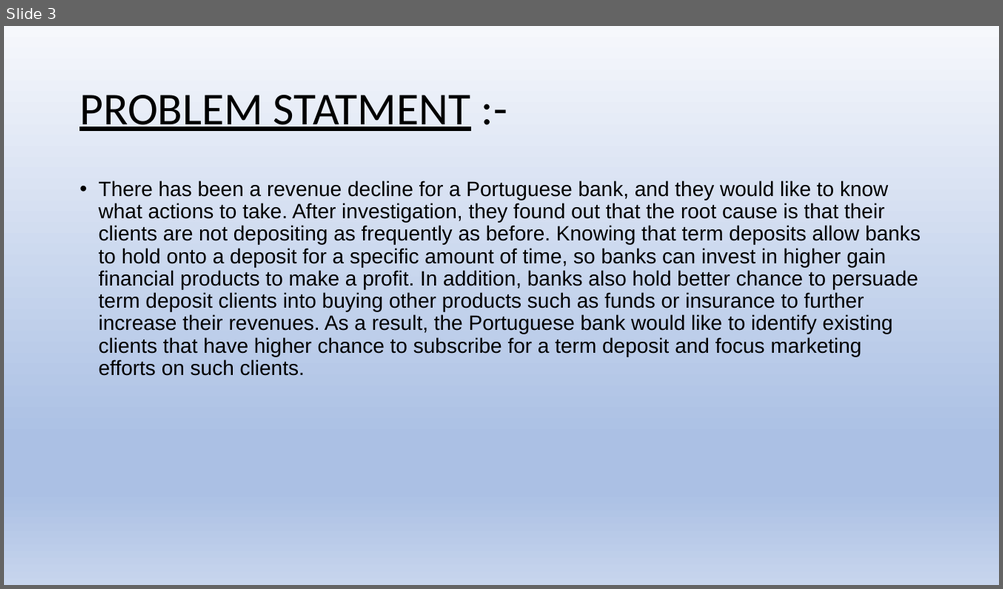
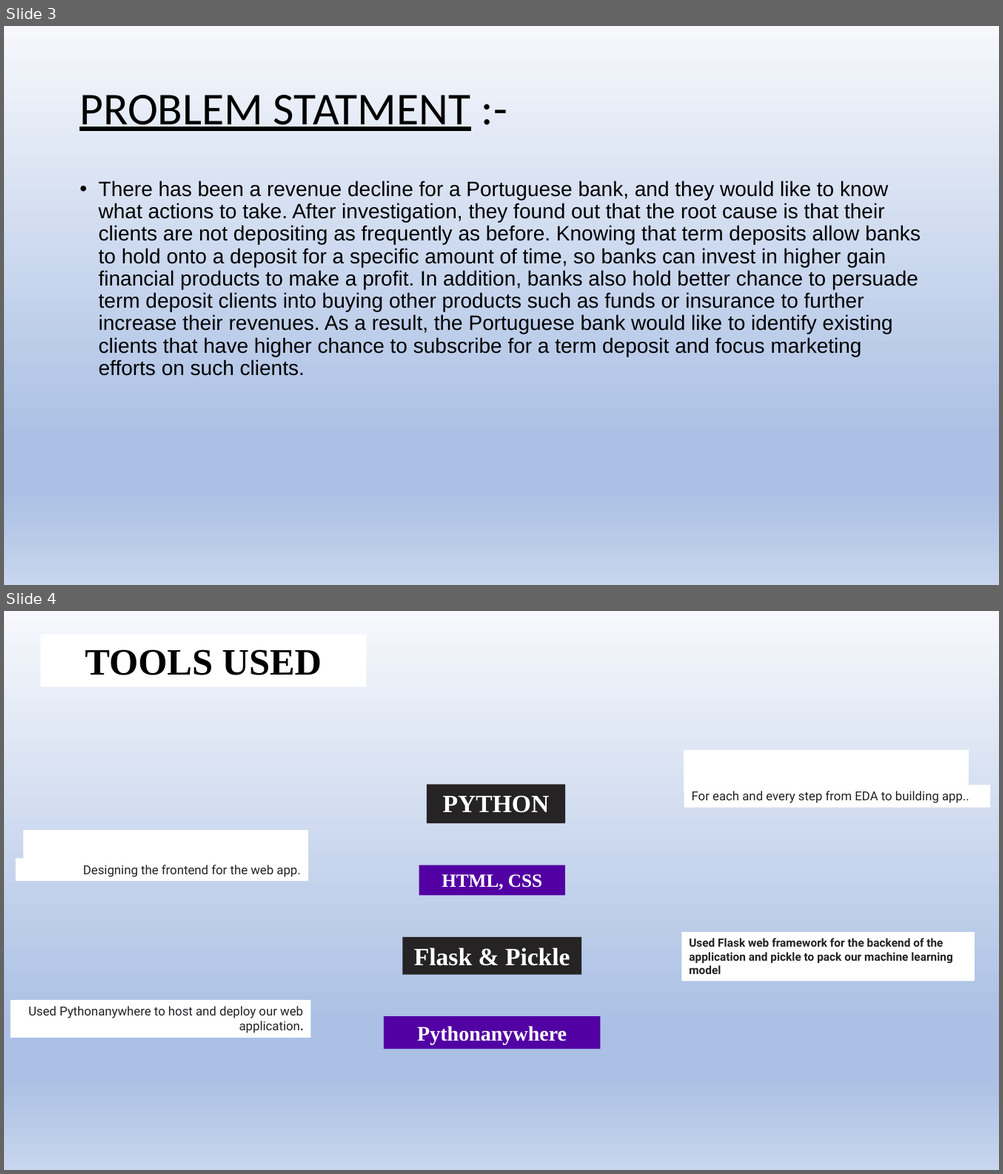
Before and after one commit to deepakver484/Project-Digverve, a slide deck: Final Presentation.pptx. Shown one above the other, each under a label of ours: slide 3 before the commit, slides 3 and 4 after it. The pictures are 1003x589 and 1003x1174 pixels, drawn with LibreOffice and Linux fonts; fonts in the diff are those of the drawing; background and template pictures are left out. Boxes give left, top, right and bottom in pixels: in the first picture for what was removed or moved away, otherwise in the second. Text is boxed around its words. In the diff, an @@ line names an element or a change of style, - is before the commit and + after.

```diff
--- a/Final Presentation.pptx
+++ b/Final Presentation.pptx
@@ slide 4 added at [4,611,999,1170], background picture (left out) @@
@@ rectangle added at [40,634,367,687], fill #FFFFFF, 36 pt, text #000000, bold @@
+TOOLS USED
@@ rectangle added at [684,752,968,790], fill #FFFFFF, outline #FFFFFF 1 pt @@
@@ rectangle added at [427,784,565,823], fill #252323, 24 pt, text #FFFFFF, bold @@
+PYTHON
@@ rectangle added at [684,785,990,807], fill #FFFFFF, 12 pt, text #202124 @@
+For each and every step from EDA to building app..
@@ rectangle added at [23,831,307,863], fill #FFFFFF, outline #FFFFFF 1 pt @@
@@ rectangle added at [15,859,308,881], fill #FFFFFF, 12 pt, text #202124 @@
+Designing the frontend for the web app.
@@ rectangle added at [419,866,565,895], fill #5200A3, 18 pt, text #FFFFFF, bold @@
+HTML, CSS
@@ rectangle added at [402,937,581,974], fill #252323, 24 pt, text #FFFFFF, bold @@
+Flask & Pickle
@@ rectangle added at [681,933,975,982], fill #FFFFFF, 11 pt, text #202124, bold @@
+Used Flask web framework for the backend of the application and pickle to pack our machine learning model
@@ rectangle added at [11,1000,311,1038], fill #FFFFFF, 12 pt, text #202124 @@
+Used Pythonanywhere to host and deploy our web application.
@@ rectangle added at [384,1017,600,1050], fill #5200A3, 20 pt, text #FFFFFF, bold @@
+Pythonanywhere
```
Also in this commit, not shown: 1 slide changed, 2 other slides added.
